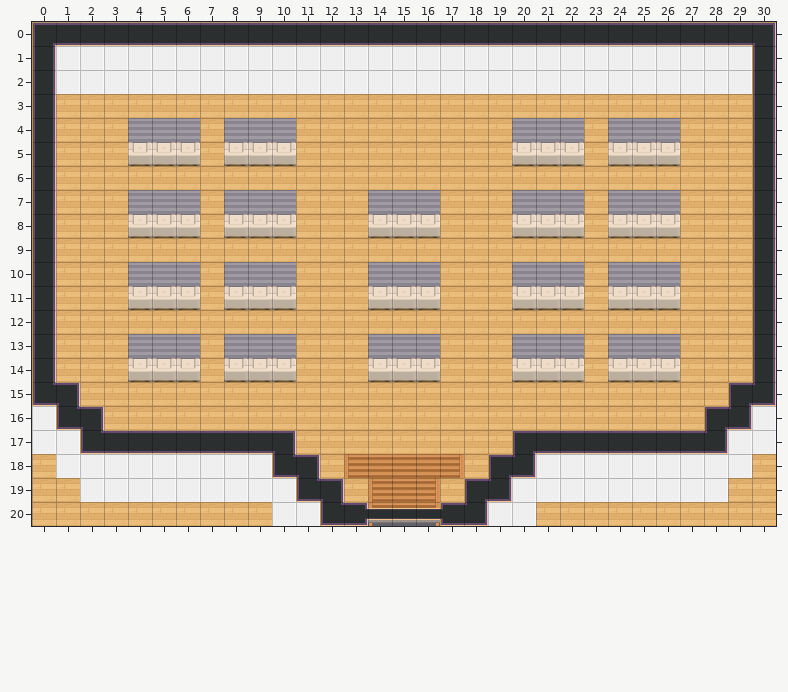
A Tiled map (JSON) gets an edit: livestream.tmj. Above is the file before it was changed.
Cells are 32x32 px. Shown: x 0..30, y 0..20.
The result:
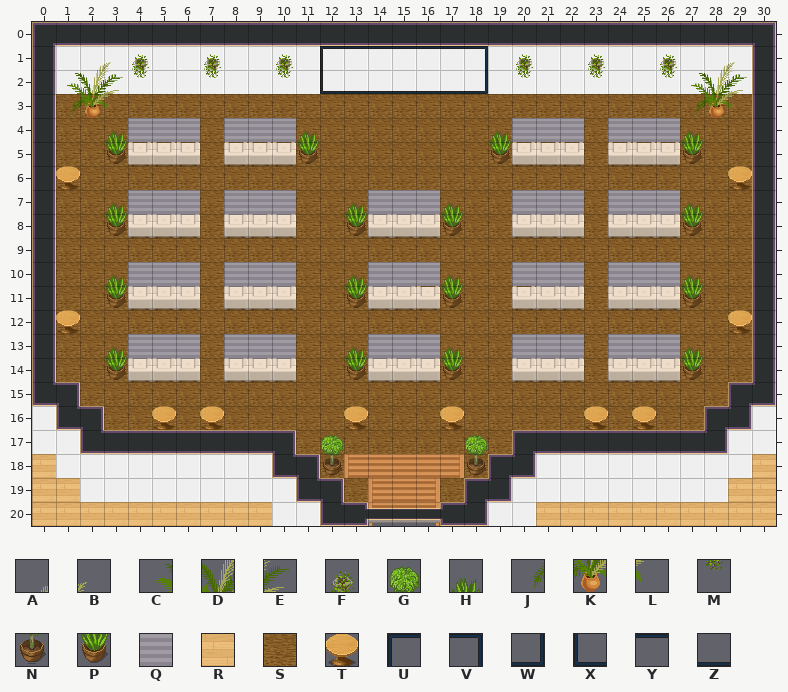
Key: from "WA_Decoration": A 61, B 62, C 72, D 73, E 74, F 77, G 78, H 79, J 84, K 85, L 86, M 89, N 90, P 91; from "WA_Room_Builder": Q 294, R 322, S 352; from "WA_Tables": T 143; from "WA_User_Interface": U 109, V 110, W 111, X 112, Y 113, Z 114.
_ is an empty cell.
The edit:
Layer "floor/floor1":
y 3: x 1..29 RRRRRRRRRRRRRRRRRRRRRRRRRRRRR -> SSSSSSSSSSSSSSSSSSSSSSSSSSSSS
y 4: x 1..3 RRR -> SSS; x 7 R -> S; x 11..19 RRRRRRRRR -> SSSSSSSSS; x 23 R -> S; x 27..29 RRR -> SSS
y 5: x 1..29 RRRQQQRQQQRRRRRRRRRQQQRQQQRRR -> SSSSSSSSSSSSSSSSSSSSSSSSSSSSS
y 6: x 1..29 RRRRRRRRRRRRRRRRRRRRRRRRRRRRR -> SSSSSSSSSSSSSSSSSSSSSSSSSSSSS
y 7..8: x 1..3 RRR -> SSS; x 7 R -> S; x 11..13 RRR -> SSS; x 17..19 RRR -> SSS; x 23 R -> S; x 27..29 RRR -> SSS
y 9: x 1..29 RRRRRRRRRRRRRRRRRRRRRRRRRRRRR -> SSSSSSSSSSSSSSSSSSSSSSSSSSSSS
y 10: x 1..3 RRR -> SSS; x 7 R -> S; x 11..13 RRR -> SSS; x 17..19 RRR -> SSS; x 23 R -> S; x 27..29 RRR -> SSS
y 11: x 1..3 RRR -> SSS; x 7 R -> S; x 11..13 RRR -> SSS; x 16..20 QRRRQ -> SSSSS; x 23 R -> S; x 27..29 RRR -> SSS
y 12: x 1..29 RRRRRRRRRRRRRRRRRRRRRRRRRRRRR -> SSSSSSSSSSSSSSSSSSSSSSSSSSSSS
y 13..14: x 1..3 RRR -> SSS; x 7 R -> S; x 11..13 RRR -> SSS; x 17..19 RRR -> SSS; x 23 R -> S; x 27..29 RRR -> SSS
y 15: x 2..28 RRRRRRRRRRRRRRRRRRRRRRRRRRR -> SSSSSSSSSSSSSSSSSSSSSSSSSSS
y 16: x 3..27 RRRRRRRRRRRRRRRRRRRRRRRRR -> SSSSSSSSSSSSSSSSSSSSSSSSS
y 17: x 11..19 RRRRRRRRR -> SSSSSSSSS
y 18: x 12 R -> S; x 18 R -> S
y 19: x 13 R -> S; x 17 R -> S
Layer "furniture/furniture2":
y 1: x 2..4 ___ -> ABF; x 7 _ -> F; x 10 _ -> F; x 12..18 _______ -> UYYYYYV; x 20 _ -> F; x 23 _ -> F; x 26 _ -> F; x 28..29 __ -> AB
y 2: x 1..4 ____ -> CDEM; x 7 _ -> M; x 10 _ -> M; x 12..18 _______ -> XZZZZZW; x 20 _ -> M; x 23 _ -> M; x 26..29 ____ -> MCDE
y 3: x 1..3 ___ -> JKL; x 27..29 ___ -> JKL
y 4: x 3 _ -> H; x 11 _ -> H; x 19 _ -> H; x 27 _ -> H
y 5: x 3 _ -> P; x 11 _ -> P; x 19 _ -> P; x 27 _ -> P
y 6: x 1 _ -> T; x 29 _ -> T
y 7: x 3 _ -> H; x 13 _ -> H; x 17 _ -> H; x 27 _ -> H
y 8: x 3 _ -> P; x 13 _ -> P; x 17 _ -> P; x 27 _ -> P
y 10: x 3 _ -> H; x 13 _ -> H; x 17 _ -> H; x 27 _ -> H
y 11: x 3 _ -> P; x 13 _ -> P; x 17 _ -> P; x 27 _ -> P
y 12: x 1 _ -> T; x 29 _ -> T
y 13: x 3 _ -> H; x 13 _ -> H; x 17 _ -> H; x 27 _ -> H
y 14: x 3 _ -> P; x 13 _ -> P; x 17 _ -> P; x 27 _ -> P
y 16: x 5 _ -> T; x 7 _ -> T; x 13 _ -> T; x 17 _ -> T; x 23 _ -> T; x 25 _ -> T
y 17: x 12 _ -> G; x 18 _ -> G
y 18: x 12 _ -> N; x 18 _ -> N
Boxes around the changes in both pictures, in picture pixels (x1, y1, x2, y2):
changed: (56, 46, 752, 502)
